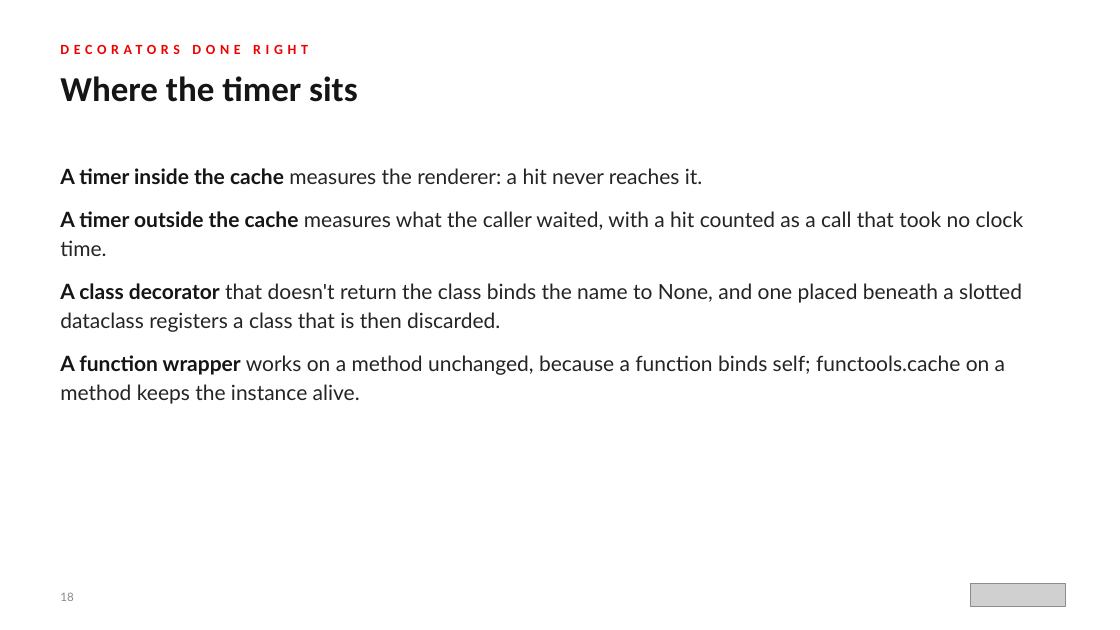
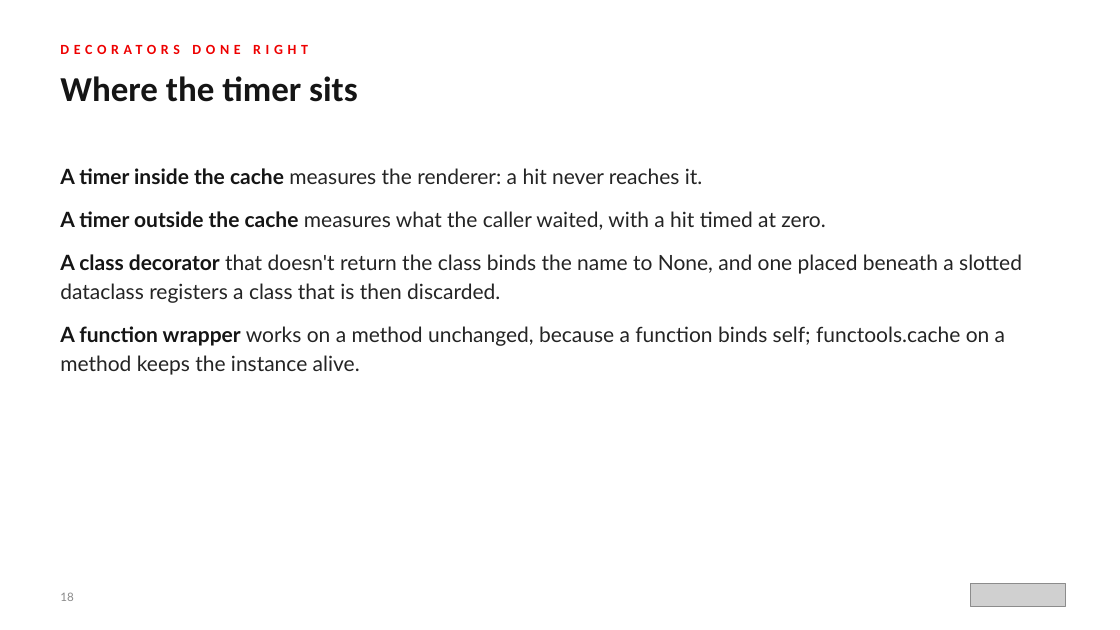
Before and after one commit to patterncatalyst/design-patterns-with-python, a slide deck: slide 18 of presentation/design-patterns-with-python-201-idiomatic-python.pptx. Drawn at 1120x630 pixels with LibreOffice and Linux fonts; fonts in the diff are those of the drawing; grey boxes stand for pictures. Boxes give left, top, right and bottom in pixels: in the first picture for what was removed or moved away, otherwise in the second. Text is boxed around its words. In the diff, an @@ line names an element or a change of style, - is before the commit and + after.

```diff
--- a/presentation/design-patterns-with-python-201-idiomatic-python.pptx
+++ b/presentation/design-patterns-with-python-201-idiomatic-python.pptx
@@ text at box(60, 211, 825, 230): text changed @@
-● A timer outside the cache measures what the caller waited, with a hit counted as a call that took no clock time.
+● A timer outside the cache measures what the caller waited, with a hit timed at zero.
```
Also in this commit, not shown: 4 other slides changed, 13 other files.
